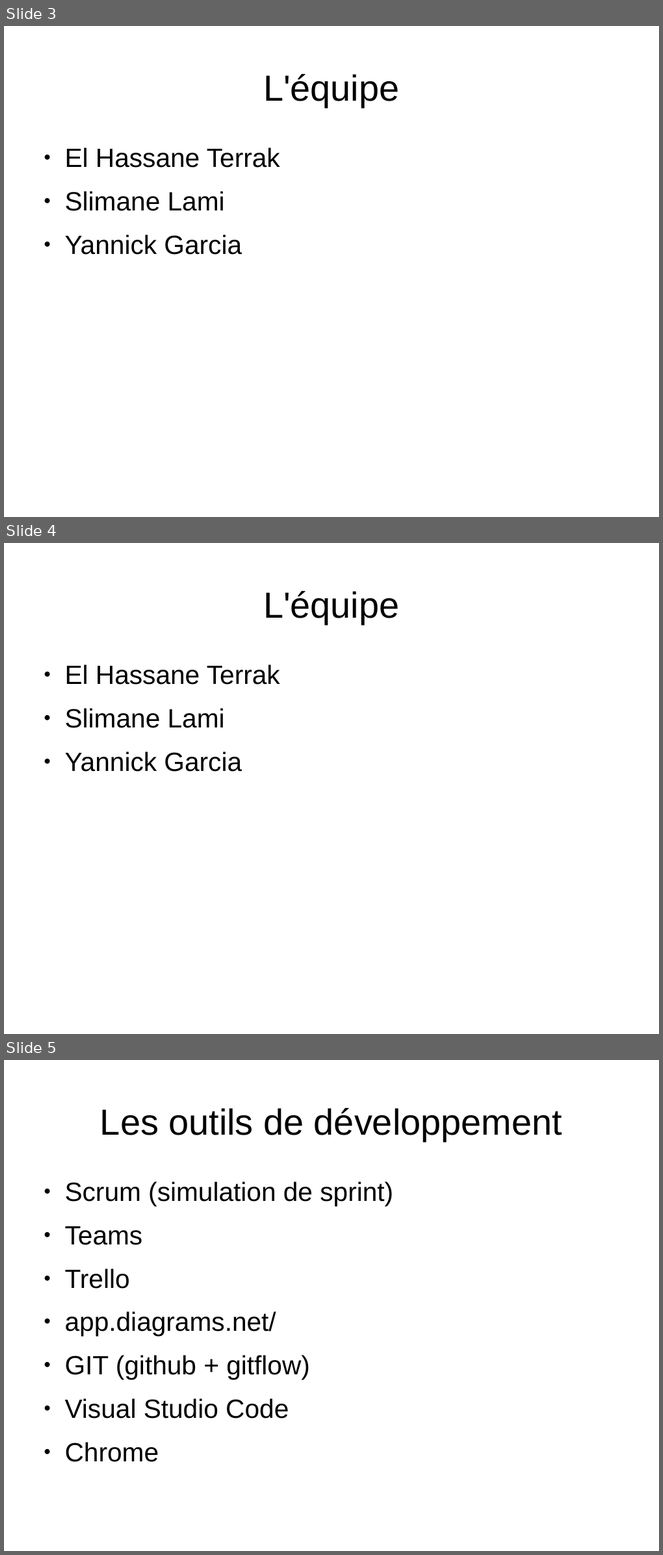
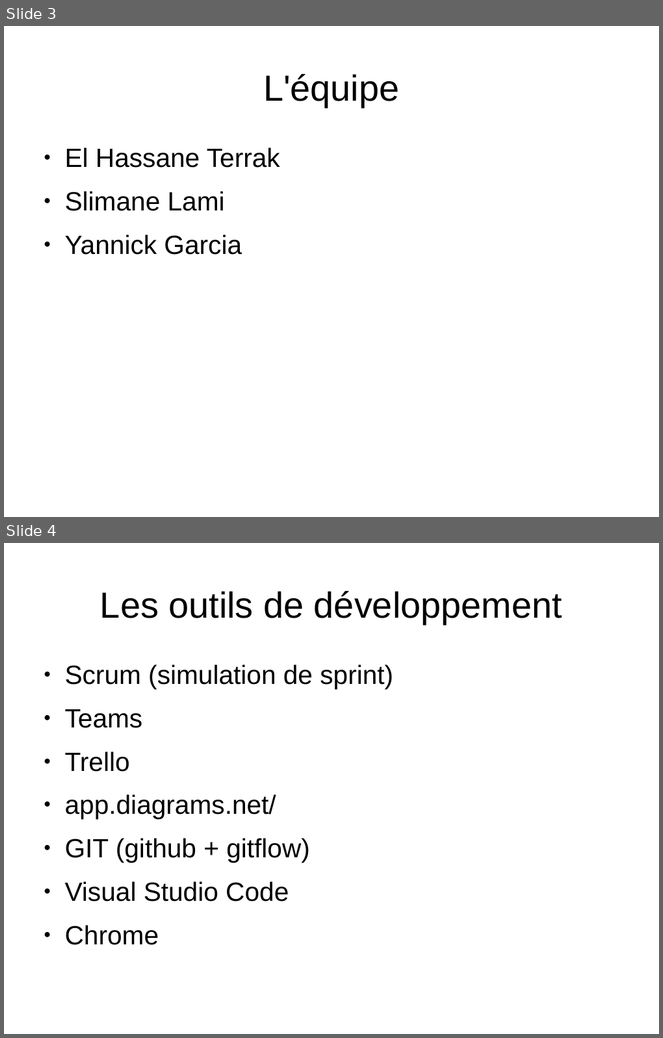
Before and after one commit to Wathil/POECNews, a slide deck: presentation.odp. Shown one above the other, each under a label of ours: slides 3, 4 and 5 before the commit, slides 3 and 4 after it. The pictures are 663x1555 and 663x1038 pixels, drawn with LibreOffice and Linux fonts; fonts in the diff are those of the drawing. Boxes give left, top, right and bottom in pixels: in the first picture for what was removed or moved away, otherwise in the second. Text is boxed around its words. In the diff, an @@ line names an element or a change of style, - is before the commit and + after.

```diff
--- a/presentation.odp
+++ b/presentation.odp
@@ slide 4 removed at [4,543,659,1034], background #FFFFFF @@
@@ title removed at [263,591,399,624] @@
-L'équipe
@@ text removed at [65,665,280,772] @@
-● El Hassane Terrak
-● Slimane Lami
-● Yannick Garcia
@@ what was slide 5 is now slide 4 @@
```
Also in this commit, not shown: 1 slide added.
